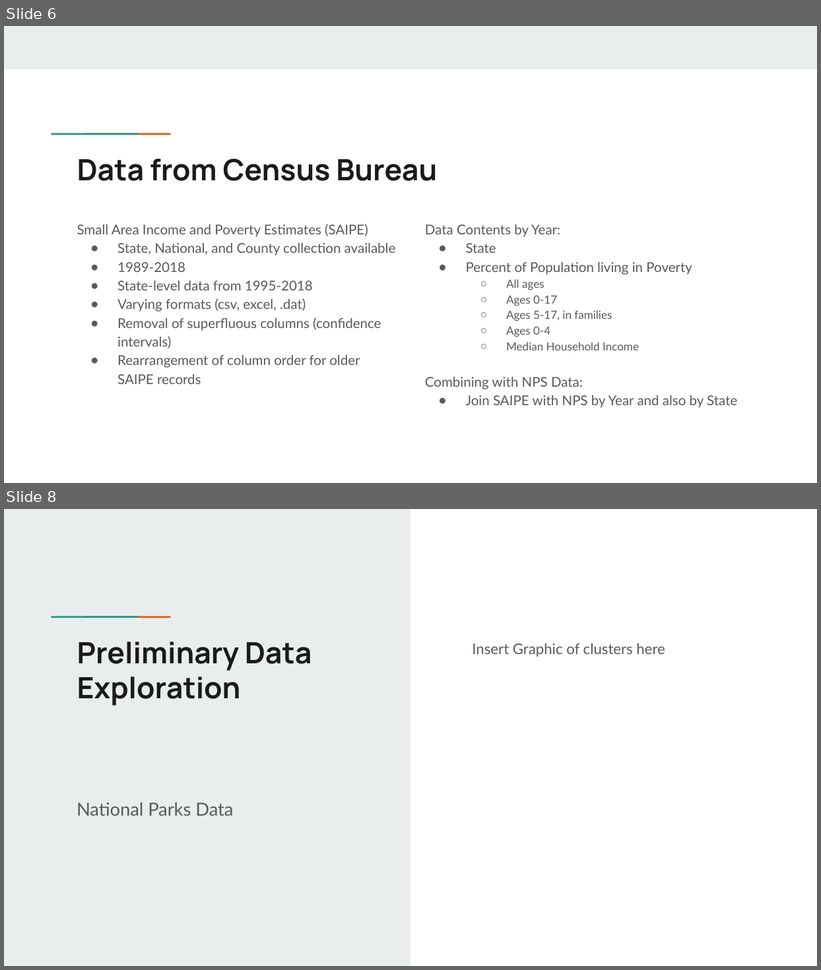
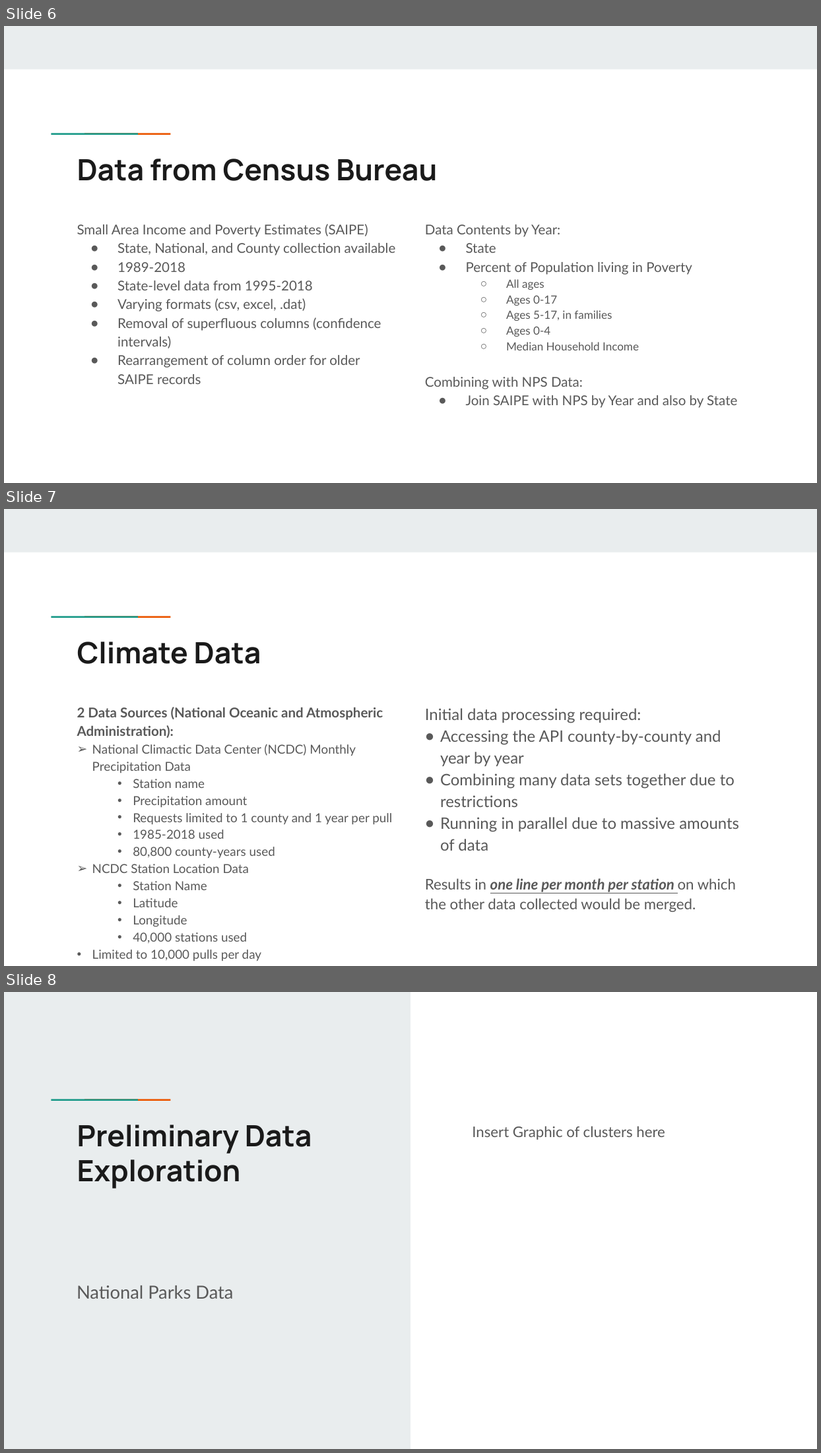
Before and after one commit to JViehman/NationalParks, a slide deck: Presentations/National Parks Visitations Five Minute Presentation(1).pptx. Shown one above the other, each under a label of ours: slides 6 and 8 before the commit, slides 6, 7 and 8 after it; the slides between them are not shown. The pictures are 821x970 and 821x1453 pixels, drawn with LibreOffice and Linux fonts; fonts in the diff are those of the drawing. Boxes give left, top, right and bottom in pixels: in the first picture for what was removed or moved away, otherwise in the second. Text is boxed around its words. In the diff, an @@ line names an element or a change of style, - is before the commit and + after.

Commit message:
Added climate data slides

```diff
--- a/Presentations/National Parks Visitations Five Minute Presentation(1).pptx
+++ b/Presentations/National Parks Visitations Five Minute Presentation(1).pptx
@@ slide 7 added at bbox=[4, 509, 817, 966], background #FFFFFF; not listed: 3 template elements that a slide beside it also shows @@
@@ title added at bbox=[77, 642, 261, 664], 26 pt, text #1A1A1A, bold @@
+Climate Data
@@ text added at bbox=[77, 707, 392, 961], 11 pt, text #595959 @@
+2 Data Sources (National Oceanic and Atmospheric Administration):
+➢ National Climactic Data Center (NCDC) Monthly Precipitation Data
+  • Station name
+  • Precipitation amount
+  • Requests limited to 1 county and 1 year per pull
+  • 1985-2018 used
+  • 80,800 county-years used
+➢ NCDC Station Location Data
+  • Station Name
+  • Latitude
+  • Longitude
+  • 40,000 stations used
+• Limited to 10,000 pulls per day
@@ text added at bbox=[425, 708, 739, 912], 14 pt, text #595959 @@
+Initial data processing required:
+● Accessing the API county-by-county and year by year
+● Combining many data sets together due to restrictions
+● Running in parallel due to massive amounts of data
+Results in one line per month per station on which the other data collected would be merged.
```
Also in this commit, not shown: 1 slide removed.
